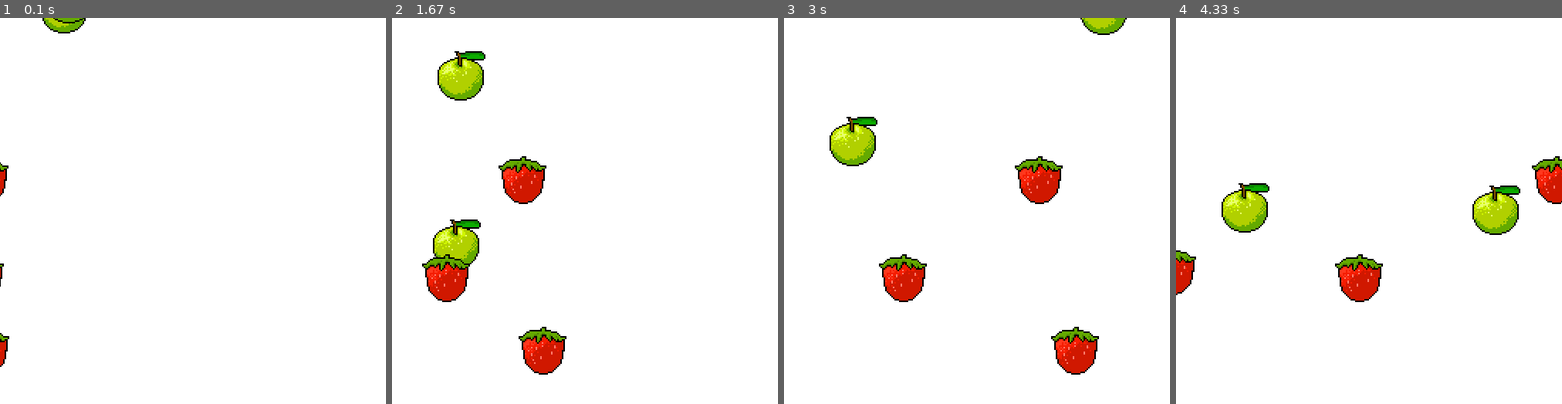
Above: before the commit, frames 1-4 (left to right).
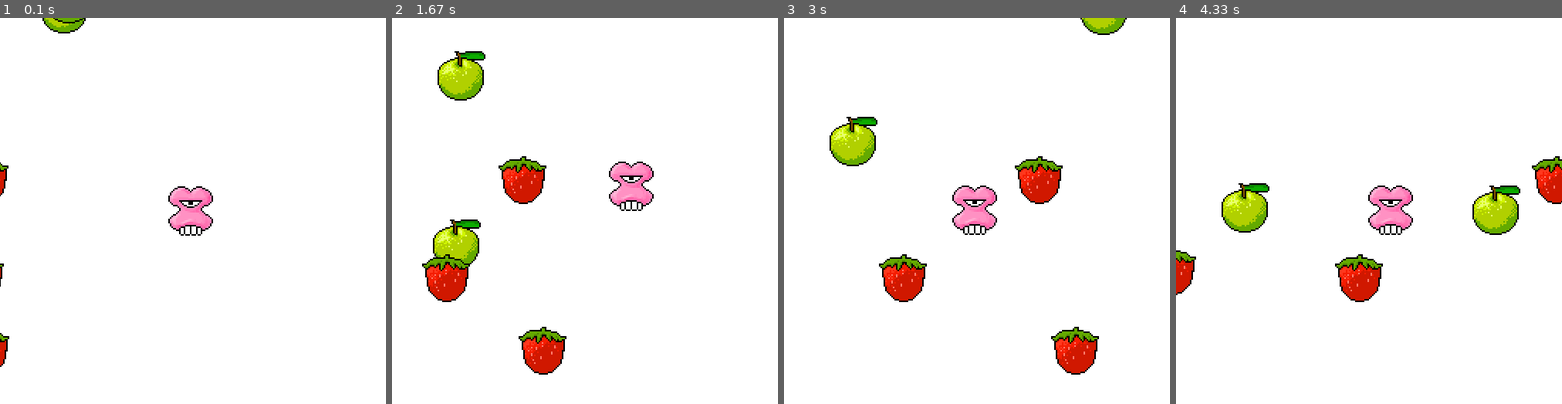
Above: after the commit, the same moments.

Repository: ojandali93/bomber-pygame
Game: pygame game, started from game.py
Same seed, same stepped clock (60 frames per second), same inputs: the game is played once before the commit and once after it.
Inputs:
- Up to frame 1 (0.1 s): no input
- Up to frame 2 (1.67 s): hold Right 0.33-0.8 s; hold Up 0.83-1.13 s; hold Right 1.17-1.63 s
- Up to frame 3 (3 s): hold Left 1.67-2.2 s; hold Down 2.23-2.53 s; hold Left 2.57-2.97 s
- Up to frame 4 (4.33 s): hold Up 3-3.37 s; hold Right 3.4-4.03 s; hold Down from 4.07 s (still down)

The runs differ from the first frame. In frame 1, 1.1% of the frame differs, in the area x 43-56%, y 43-57%; in frame 2, 1.1%; in frame 3, 1.1%; in frame 4, 1.1%.

Commit message:
added player and game objects movement that is automatic and up,down,left,right

Diff:
--- a/game.py
+++ b/game.py
@@ -49,6 +49,50 @@
     self.x = -64
     self.y = randint(50, 400)
 
+class Player(GameObject):
+  def __init__(self):
+    super(Player, self).__init__(0, 0, 'player.png')
+    # player is 32 x 32
+    self.dx = 250 - 32
+    self.dy = 250 - 32
+    self.reset()
+
+  def left(self):
+    if self.dx >= 32:
+      self.dx -= 32
+    else:
+      pass
+
+  def right(self):
+    if self.dx <= 408:
+      self.dx += 32
+    else:
+      pass
+
+  def up(self):
+    if self.dy >= 32:
+      self.dy -= 32
+    else:
+      pass
+
+  def down(self):
+    if self.dy <= 408:
+      self.dy += 32
+    else:
+      pass
+
+  def move(self):
+    self.x -= (self.x - self.dx) * 0.25
+    self.y -= (self.y - self.dy) * 0.25
+    # if self.x < 32 or self.x > 532s:
+    #   self.reset()
+    # if self.y < 32 or self.y > 532:
+    #   self.reset()
+
+  def reset(self):
+    self.x = 250 - 32
+    self.y = 250 - 32
+
 apple1 = Apple()
 apple2 = Apple()
 apple3 = Apple()
@@ -57,14 +101,27 @@
 strawberry2 = Strawberry()
 strawberry3 = Strawberry()
 
+player = Player()
+
 running = True
 while running:
-  # Looks at events
   for event in pygame.event.get():
     if event.type == pygame.QUIT:
       running = False
+    elif event.type == pygame.KEYDOWN:
+      if event.key == pygame.K_ESCAPE:
+        running = False
+      elif event.key == pygame.K_LEFT:
+        player.left()
+      elif event.key == pygame.K_RIGHT:
+        player.right()
+      elif event.key == pygame.K_UP:
+        player.up()
+      elif event.key == pygame.K_DOWN:
+        player.down()
   screen.fill((255, 255, 255))
 
+  player.move()
   apple1.move()
   apple2.move()
   apple1.move()
@@ -72,6 +129,7 @@
   strawberry2.move()
   strawberry3.move()
 
+  player.render(screen)
   apple1.render(screen)
   apple2.render(screen)
   apple3.render(screen)
Binary file added: player.png
